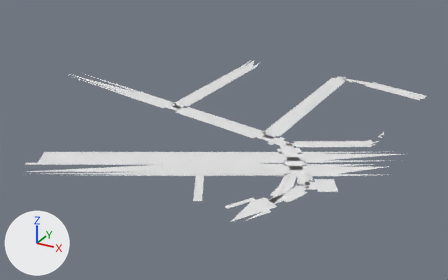
One commit to the glTF model apps/client/public/world/chunk_4_4.glb: the scene before it, then after it.
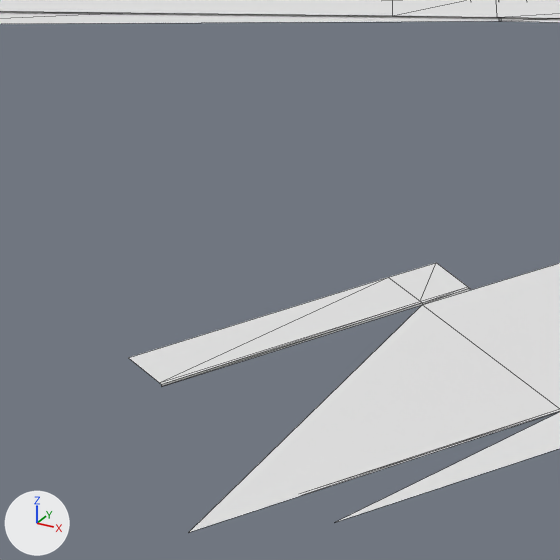
The first picture shows the older version from a 50 mm lens placed at (1076.0, -1210.0, 137.0), pointed at (908.0, -904.0, -16.0). The close-ups show the older and then the newer version on the part from 47% to 59% of the width and 62% to 80% of the height of that picture. Only the edits that show in the close-ups are written down. The axes (+X, +Y, +Z) are drawn at lower left. The lights are the same throughout. The close-ups show mesh edges as thin lines.

Objects in the first close-up: 'curb', 'road', 'sidewalk'.
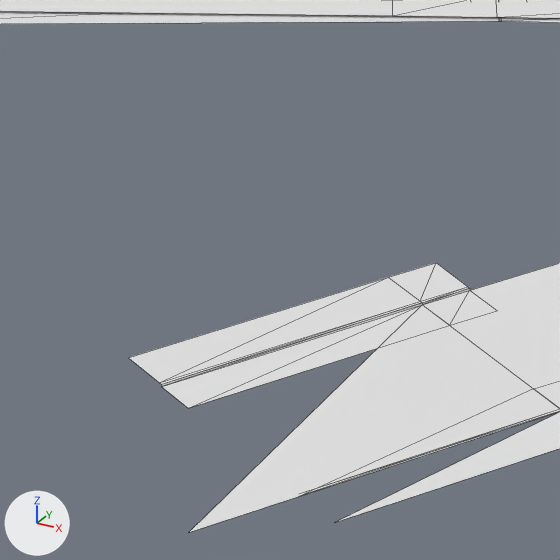
What differs and where, as boxes [x1, y1, x2, y2] in the close-ups (560 x 560 px):
'parking', added: after [162, 290, 560, 496]

Edits to the bpy script that builds the scene:
```text
Add me_parking:
    me_parking.from_pydata(...)  # 61 vertices, 39 faces; spans x 772.0..998.0, y -1006.0..-882.0, z 0.0
Add ob_parking:
    ob_parking = bpy.data.objects.new('parking', me_parking)
    ob_parking.location = (0.0, 0.0, 0.0)
```
